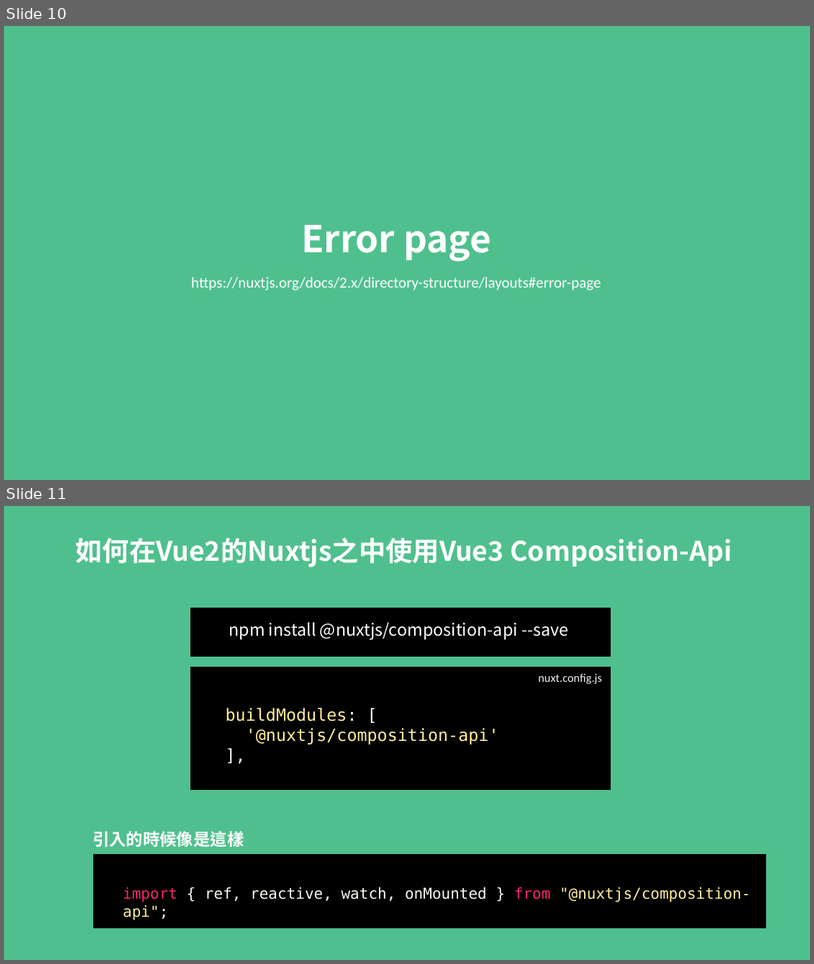
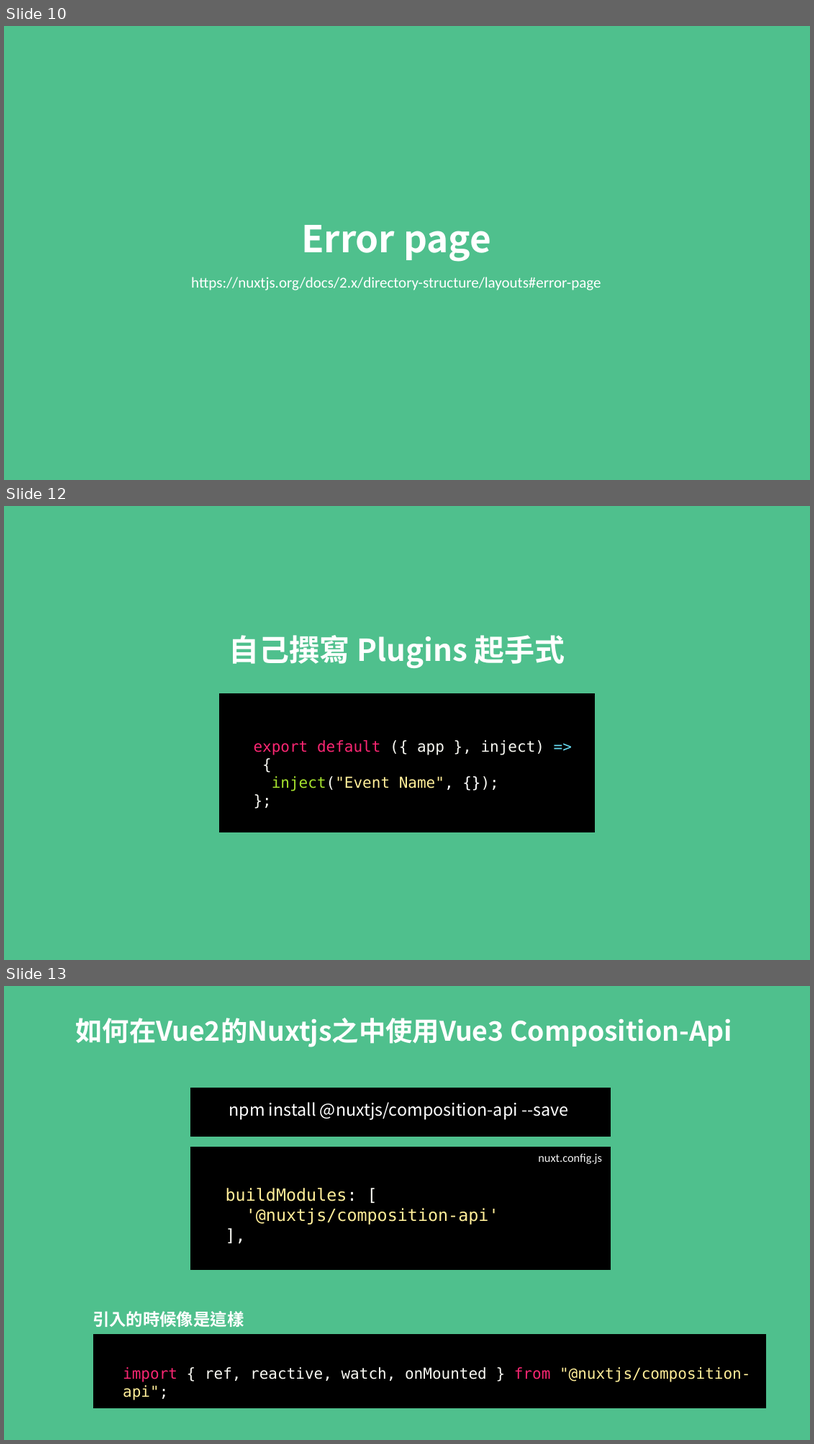
Before and after one commit to MikeOnlineCourse/Vue3_Course_Nuxt_Example, a slide deck: nuxt.pptx. Shown one above the other, each under a label of ours: slides 10 and 11 before the commit, slides 10, 12 and 13 after it; the slides between them are not shown. The pictures are 814x964 and 814x1444 pixels, drawn with LibreOffice and Linux fonts; fonts in the diff are those of the drawing. Boxes give left, top, right and bottom in pixels: in the first picture for what was removed or moved away, otherwise in the second. Text is boxed around its words. In the diff, an @@ line names an element or a change of style, - is before the commit and + after.

```diff
--- a/nuxt.pptx
+++ b/nuxt.pptx
@@ slide 12 added at (4,506,810,960), background #4FC08D @@
@@ title added at (229,635,565,668), 36 pt, text #FFFFFF, bold @@
+自己撰寫 Plugins 起手式
@@ rectangle added at (219,694,594,833), fill #000000, outline #000000 1 pt @@
@@ text added at (254,740,545,791), 18 pt, text #F8F8F2 @@
+export default ({ app }, inject) => {
+inject("Event Name", {});
+};
@@ what was slide 11 is now slide 13 @@
```
Also in this commit, not shown: 1 slide changed, 1 other slide added.
